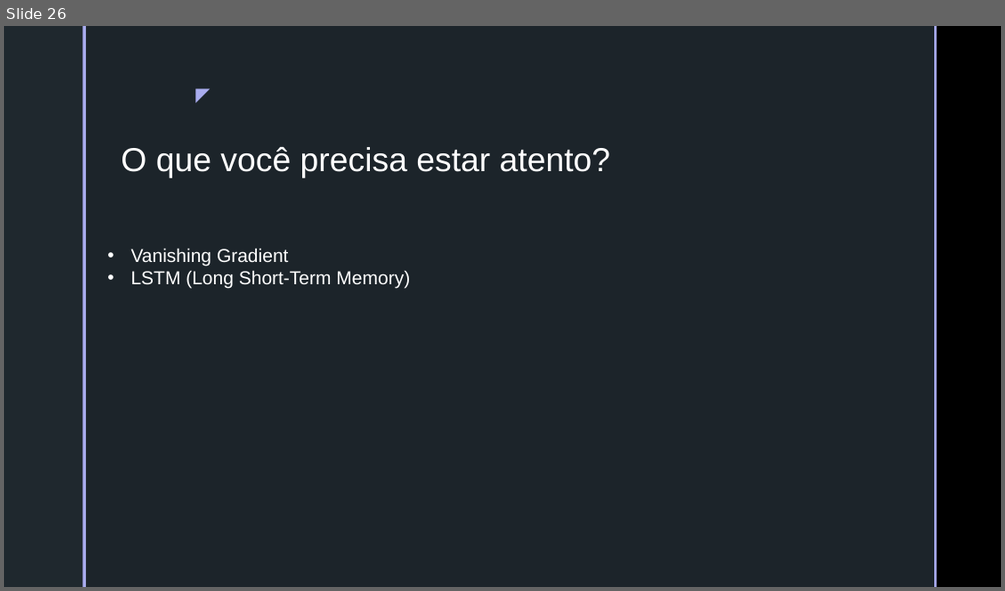
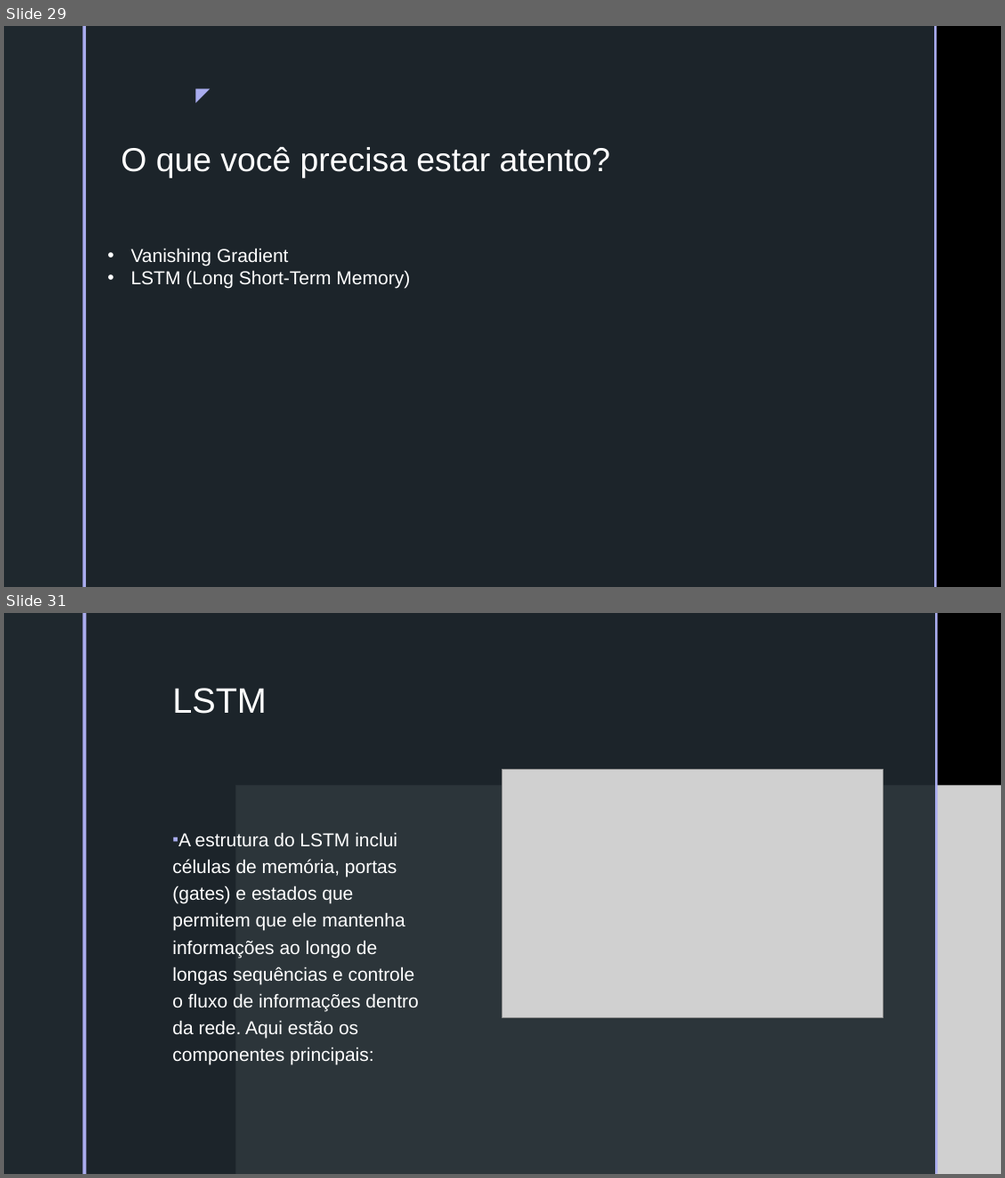
Before and after one commit to batestin1/coding_the_future_dio_prevendo_acoes_com_redes_neurais, a slide deck: materiais/redes_neurais_dio.pptx. Shown one above the other, each under a label of ours: slide 26 before the commit, slides 29 and 31 after it; the slides between them are not shown. The pictures are 1005x591 and 1005x1178 pixels, drawn with LibreOffice and Linux fonts; fonts in the diff are those of the drawing; grey boxes stand for pictures; background and template pictures are left out. Boxes give left, top, right and bottom in pixels: in the first picture for what was removed or moved away, otherwise in the second. Text is boxed around its words. In the diff, an @@ line names an element or a change of style, - is before the commit and + after.

```diff
--- a/materiais/redes_neurais_dio.pptx
+++ b/materiais/redes_neurais_dio.pptx
@@ slide 31 added at box(4, 613, 1001, 1174), background picture (left out); not listed: 2 template elements that a slide beside it also shows @@
@@ rectangle added at box(4, 613, 1001, 1174), fill #000000 @@
@@ rectangle added at box(4, 613, 82, 1174), fill #1F282E @@
@@ rectangle added at box(82, 613, 86, 1174), fill #A9ACEE @@
@@ rectangle added at box(86, 613, 935, 1174), fill #1F282E at 92% opacity @@
@@ rectangle added at box(935, 613, 938, 1174), fill #A9ACEE @@
@@ text added at box(172, 688, 267, 714), 34 pt, text #FFFFFF @@
+LSTM
@@ picture added at box(502, 770, 883, 1018) @@
@@ picture added at box(235, 785, 1001, 1174) @@
@@ text added at box(172, 832, 419, 1065), 18 pt, text #FFFFFF @@
+▪ A estrutura do LSTM inclui células de memória, portas (gates) e estados que permitem que ele mantenha informações ao longo de longas sequências e controle o fluxo de informações dentro da rede. Aqui estão os componentes principais:
@@ what was slide 26 is now slide 29 @@
```
Also in this commit, not shown: 3 slides changed, 6 other slides added, 4 slides removed.
